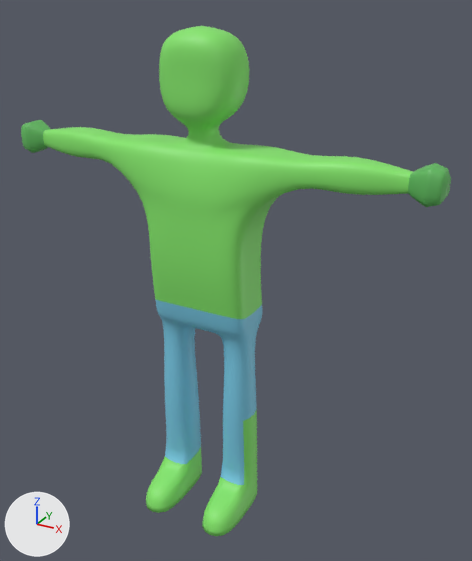
What one commit did to the Blender file Assets/Graphics/Models/BaseModel.blend.
The view is the same before and after, from a 50 mm camera at (2.1, -3.43, 1.33) aimed at (0.18, 0.07, -0.42). The lights are fixed; the arrows at lower left show +X, +Y and +Z.
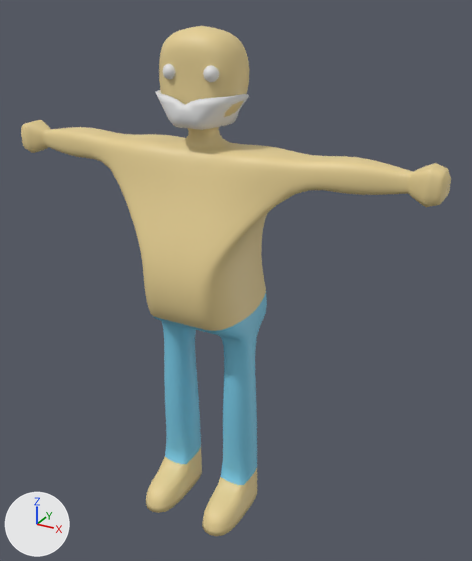
The change, as a diff of the scene's bpy script:
```diff
--- a/Assets/Graphics/Models/BaseModel.blend.py
+++ b/Assets/Graphics/Models/BaseModel.blend.py
@@ mat_material @@
 mat_material = principled_material('Material')
-mat_material.base_color = (0.237, 0.8, 0.148)  # green #86e76b
+mat_material.base_color = (0.8, 0.634, 0.294)  # beige #e7d094
@@ me_cube_001 @@
 me_cube_001.from_pydata(...)  # 160 vertices, 147 faces; spans x -0.14..0.27, y -0.84..0.0, z -0.87..1.04
 # used by ob_cube; location = (0.0, 0.0, -0.647); rotation_euler = (0.0, 0.0, -1.553), in degrees (0, 0, -89); scale = (1.75, 1.75, 1.75)
-me_cube_001.vertices[6].co = (0.12, -0.19, 0.45)
-me_cube_001.vertices[22].co = (0.12, -0.05, 0.45)
-me_cube_001.vertices[23].co = (0.12, -0.09, 0.45)
-me_cube_001.vertices[46].co = (0.14, -0.19, 0.22)
-me_cube_001.vertices[50].co = (0.14, -0.05, 0.22)
-me_cube_001.vertices[51].co = (0.14, -0.09, 0.22)
-me_cube_001.vertices[67].co = (0.12, 0.0, 0.45)
-me_cube_001.vertices[73].co = (0.14, 0.0, 0.22)
-me_cube_001.vertices[150].co = (0.1, -0.19, 0.03)
-me_cube_001.vertices[151].co = (0.1, -0.05, 0.03)
-me_cube_001.vertices[152].co = (0.1, -0.09, 0.03)
-me_cube_001.vertices[158].co = (0.1, 0.0, 0.03)
+# me_cube_001 part 1
+for i in [0, 8, 9, 60]: me_cube_001.vertices[i].co += Vector((-0.06, 0.0, -0.05))
+for i in [153, 154, 157, 159]: me_cube_001.vertices[i].co += Vector((-0.06, 0.0, 0.09))
+me_cube_001.vertices[6].co = (0.23, -0.15, 0.28)
+me_cube_001.vertices[22].co = (0.23, -0.04, 0.28)
+me_cube_001.vertices[23].co = (0.23, -0.07, 0.28)
+me_cube_001.vertices[46].co = (0.25, -0.15, 0.14)
+me_cube_001.vertices[50].co = (0.24, -0.04, 0.14)
+me_cube_001.vertices[51].co = (0.24, -0.07, 0.14)
+me_cube_001.vertices[67].co = (0.23, 0.0, 0.28)
+me_cube_001.vertices[73].co = (0.24, 0.0, 0.14)
+me_cube_001.vertices[150].co = (0.21, -0.15, 0.02)
+me_cube_001.vertices[151].co = (0.21, -0.04, 0.02)
+me_cube_001.vertices[152].co = (0.21, -0.07, 0.02)
+me_cube_001.vertices[158].co = (0.21, 0.0, 0.02)
+# me_cube_001 part 2: the 1 face centred in x -0.01, y -0.21, z -0.59 switches from mat_material (green #86e76b) to mat_material_002 (cyan #7acbe7)
+# me_cube_001 part 3: all 43 faces that had it switch from mat_material_003 (green #60bb5f) to mat_material (beige #e7d094)
 me_cube_001.materials.append(mat_material_002)
@@ me_cube_002 @@
+me_cube_002.from_pydata([(-0.033, -0.024, 0.715), (0.06, -0.024, 0.715), (0.06, 0.0, 0.715), (-0.086, -0.092, 0.694), (0.138, -0.073, 0.694), (0.123, 0.0, 0.75), (0.101, 0.0, 0.894), (0.101, -0.172, 0.894), (-0.122, -0.15, 0.894), (-0.104, -0.087, 0.794)], [], [(0, 1, 4, 3), (1, 2, 5, 4), (3, 4, 7, 8, 9), (4, 5, 6, 7)])
+me_cube_002.polygons.foreach_set('use_smooth', [True] * 4)
@@ ob_icosphere_001 @@
+ob_icosphere_001 = bpy.data.objects.new('Icosphere.001', me_icosphere_001)  # an icosphere of 80 faces spanning x -0.95..0.95, y -1.0..1.0, z -1.0..1.0
+ob_icosphere_001.location = (0.157, -0.177, 0.92)
+ob_icosphere_001.scale = (-0.046, -0.046, -0.046)
@@ ob_icosphere @@
+ob_icosphere = bpy.data.objects.new('Icosphere', me_icosphere_001.copy())
+ob_icosphere.location = (-0.117, -0.177, 0.918)
+ob_icosphere.scale = (-0.046, -0.046, -0.046)
@@ ob_cube_001 @@
+ob_cube_001 = bpy.data.objects.new('Cube.001', me_cube_002)  # modifiers SUBSURF, MIRROR, SOLIDIFY
+ob_cube_001.location = (0.0, -0.043, -0.153)
+ob_cube_001.rotation_euler = (0.0, 0.0, -1.553)  # degrees (0, 0, -89)
+ob_cube_001.scale = (1.75, 1.75, 1.06)
```

Pixel boxes [x1, y1, x2, y2] of what changed, in the pictures (472 x 561 px; the box of a moved part takes in the faces that stretch with it):
'Cube', recoloured, reshaped (green to beige)
    both: [21, 26, 451, 536]
'Cube.001', added
    after: [155, 90, 249, 130]
'Icosphere.001', added
    after: [203, 65, 219, 82]
'Icosphere', added
    after: [163, 64, 175, 80]
part 1 of me_cube_001, moved or reshaped
    before: [111, 163, 298, 348]
    after: [110, 169, 293, 347]
part 2 of me_cube_001, recoloured (green to cyan)
    both: [243, 407, 257, 484]
part 3 of me_cube_001, recoloured (green to beige)
    both: [21, 120, 451, 207]
